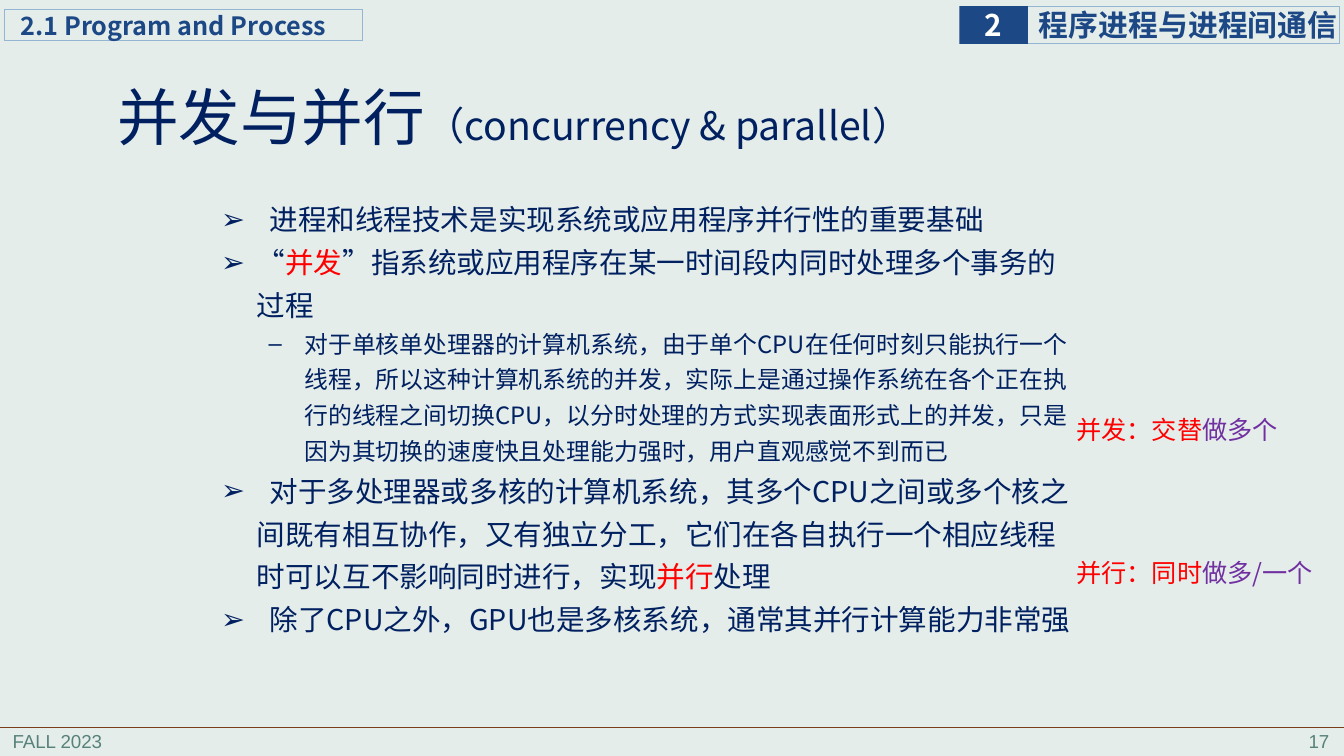
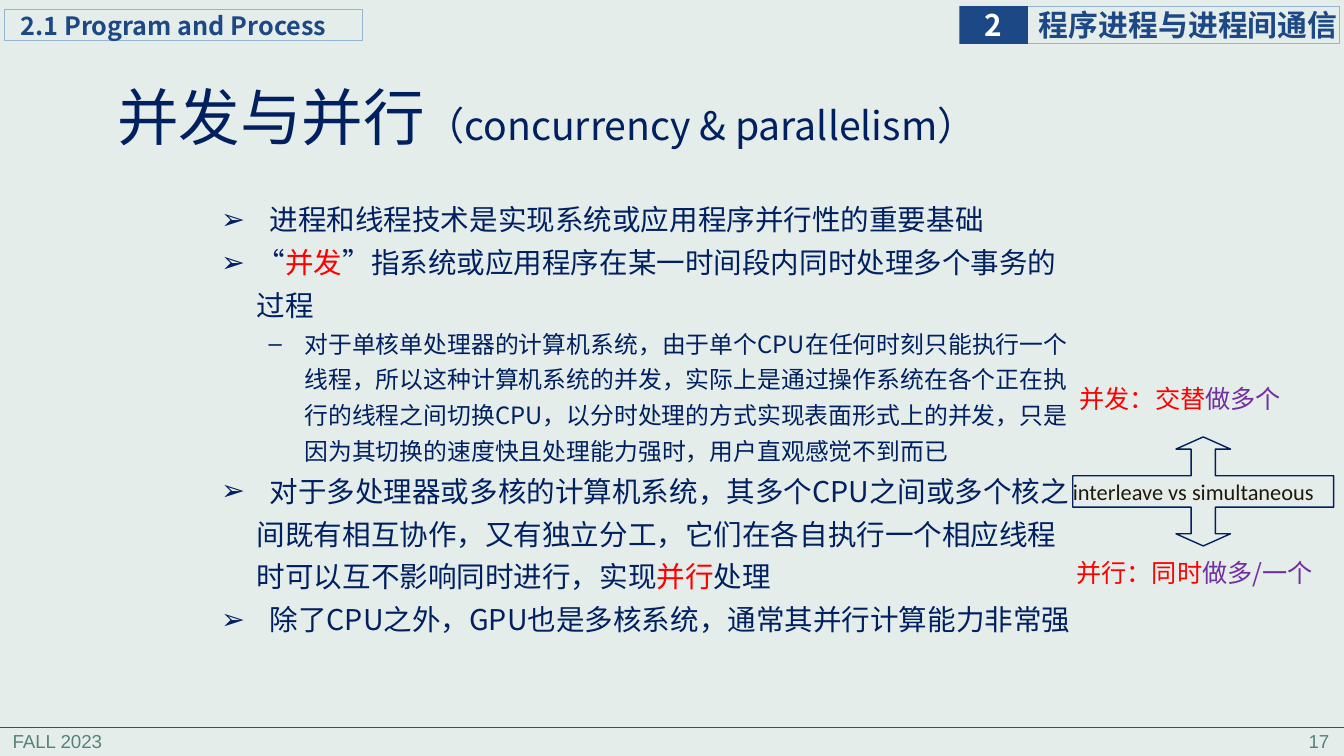
Before and after one commit to principleWindows/win-principle-2023, a slide deck: slide 17 of slides/instruction/principleWindows_2.pptx. Drawn at 1344x756 pixels with LibreOffice and Linux fonts; fonts in the diff are those of the drawing. Boxes give left, top, right and bottom in pixels: in the first picture for what was removed or moved away, otherwise in the second. Text is boxed around its words. In the diff, an @@ line names an element or a change of style, - is before the commit and + after.

```diff
--- a/slides/instruction/principleWindows_2.pptx
+++ b/slides/instruction/principleWindows_2.pptx
@@ title at (117, 88, 976, 149): text changed @@
-并发与并行（concurrency & parallel）
+并发与并行（concurrency & parallelism）
@@ text "并发：交替做多个": place and size @@
-text "并发：交替做多个" at (1076, 418, 1278, 441)
+text "并发：交替做多个" at (1079, 387, 1281, 410)
@@ left right arrow callout added at (1073, 437, 1334, 546), outline #002060 1 pt, 16 pt, text #20190B @@
+interleave vs simultaneous
```
Also in this commit, not shown: 2 other slides changed.
